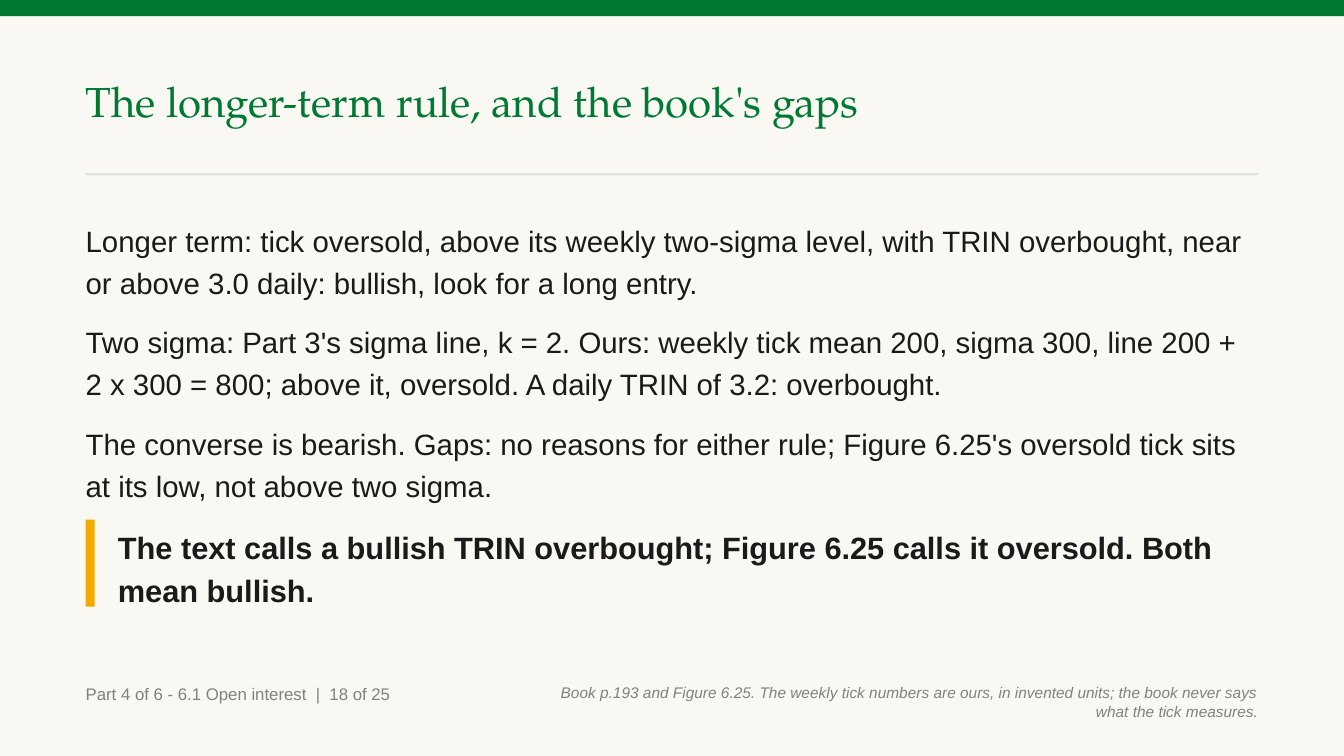
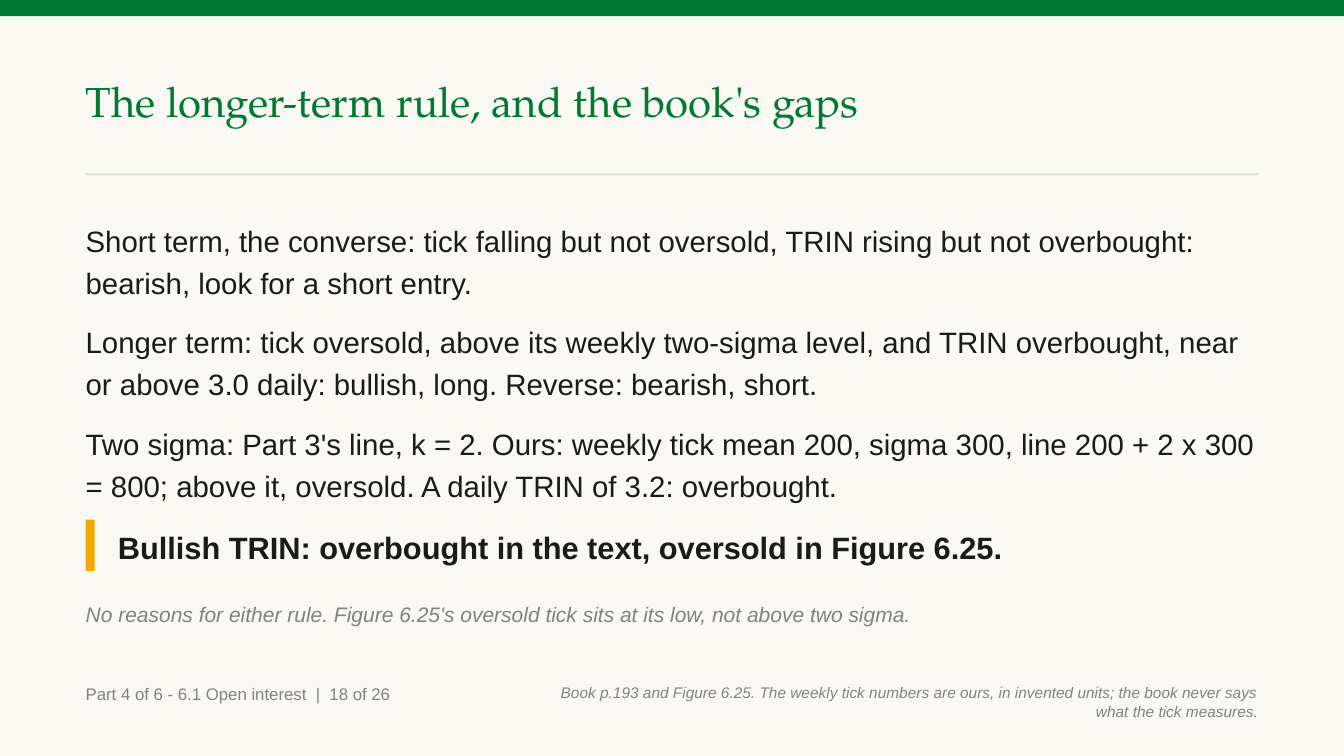
Before and after one commit to benjiesotelo-sudo/Telos_FIN1209, a slide deck: slide 91 of chapter-06/FIN1209-Chapter-06.pptx. Drawn at 1344x756 pixels with LibreOffice and Linux fonts; fonts in the diff are those of the drawing. Boxes give left, top, right and bottom in pixels: in the first picture for what was removed or moved away, otherwise in the second. Text is boxed around its words. In the diff, an @@ line names an element or a change of style, - is before the commit and + after.

Commit message:
Chapter 6 Part 4: fix the fresh reader's ten failing slides
Reading the tick and the TRIN now says Figure 6.25 departs from the
short-term rule printed above it, says its tick goes below zero so it is
not tick volume, and ends on what to do. The bearish day quotes both the
text and the figure on the tick and reads the circled extreme bearish
ticks. What the change in volume tells keeps Part 1's two tests apart.
The four steps define the intersection in the body, and a new slide says
what our two levels did, including the break. Figure 6.29's dark columns
are tied to its overextended volume level. Distortions, absolute volume,
silver, 3M and the TRIN term now define or disclaim every term in the
body. No check, answer or title changed.

```diff
--- a/chapter-06/FIN1209-Chapter-06.pptx
+++ b/chapter-06/FIN1209-Chapter-06.pptx
@@ text at box(86, 230, 1254, 502): text changed @@
-Longer term: tick oversold, above its weekly two-sigma level, with TRIN overbought, near or above 3.0 daily: bullish, look for a long entry.
-Two sigma: Part 3's sigma line, k = 2. Ours: weekly tick mean 200, sigma 300, line 200 + 2 x 300 = 800; above it, oversold. A daily TRIN of 3.2: overbought.
-The converse is bearish. Gaps: no reasons for either rule; Figure 6.25's oversold tick sits at its low, not above two sigma.
+Short term, the converse: tick falling but not oversold, TRIN rising but not overbought: bearish, look for a short entry.
+Longer term: tick oversold, above its weekly two-sigma level, and TRIN overbought, near or above 3.0 daily: bullish, long. Reverse: bearish, short.
+Two sigma: Part 3's line, k = 2. Ours: weekly tick mean 200, sigma 300, line 200 + 2 x 300 = 800; above it, oversold. A daily TRIN of 3.2: overbought.
@@ rectangle: place and size @@
-rectangle at box(86, 519, 95, 606)
+rectangle at box(86, 519, 95, 571)
@@ text at box(118, 536, 1002, 565): text changed @@
-The text calls a bullish TRIN overbought; Figure 6.25 calls it oversold. Both mean bullish.
+Bullish TRIN: overbought in the text, oversold in Figure 6.25.
@@ text added at box(86, 607, 911, 626), 15 pt, text #818181, italic @@
+No reasons for either rule. Figure 6.25's oversold tick sits at its low, not above two sigma.
```
Also in this commit, not shown: 24 other slides changed, 1 slide added, 2 other files.
